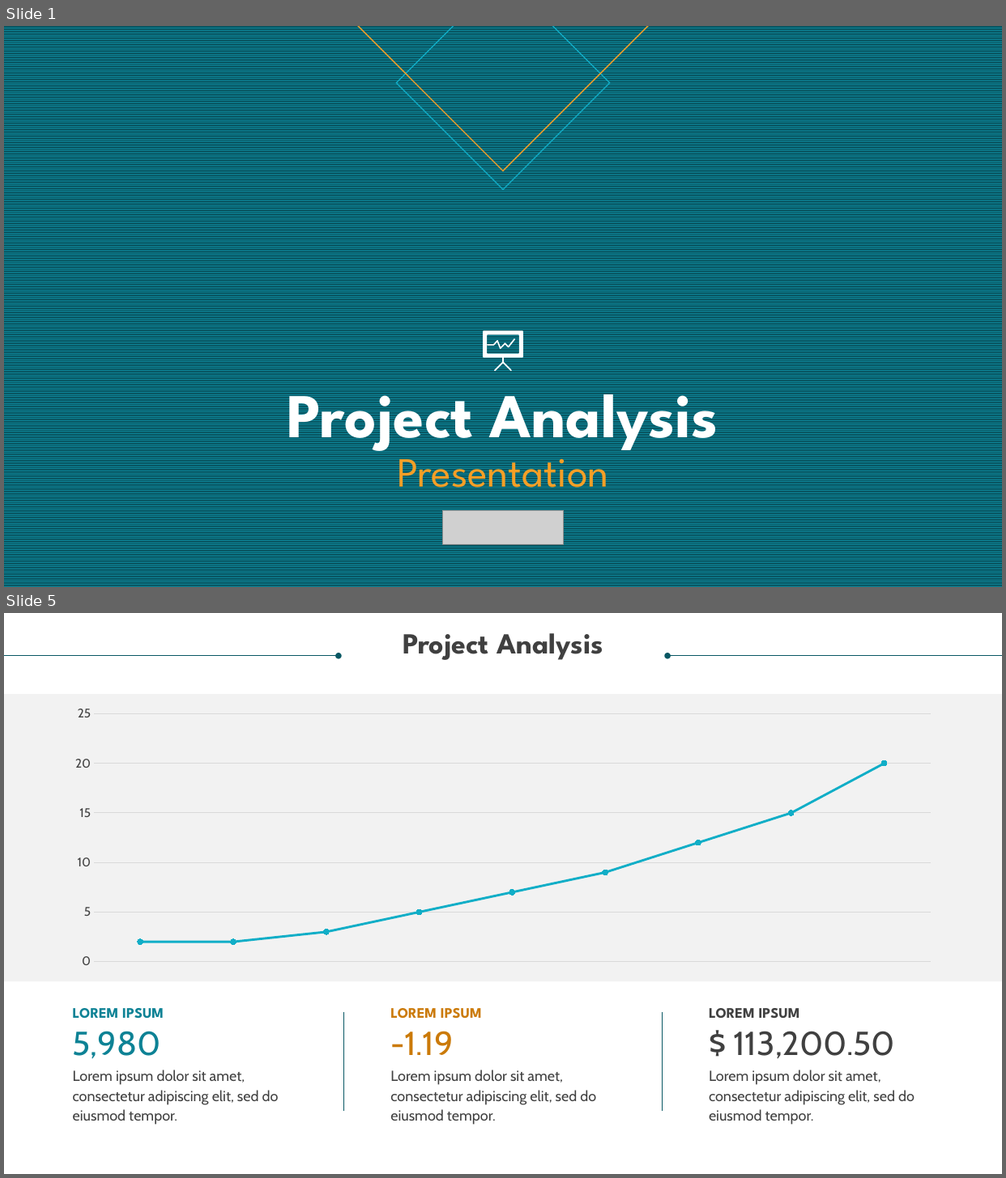
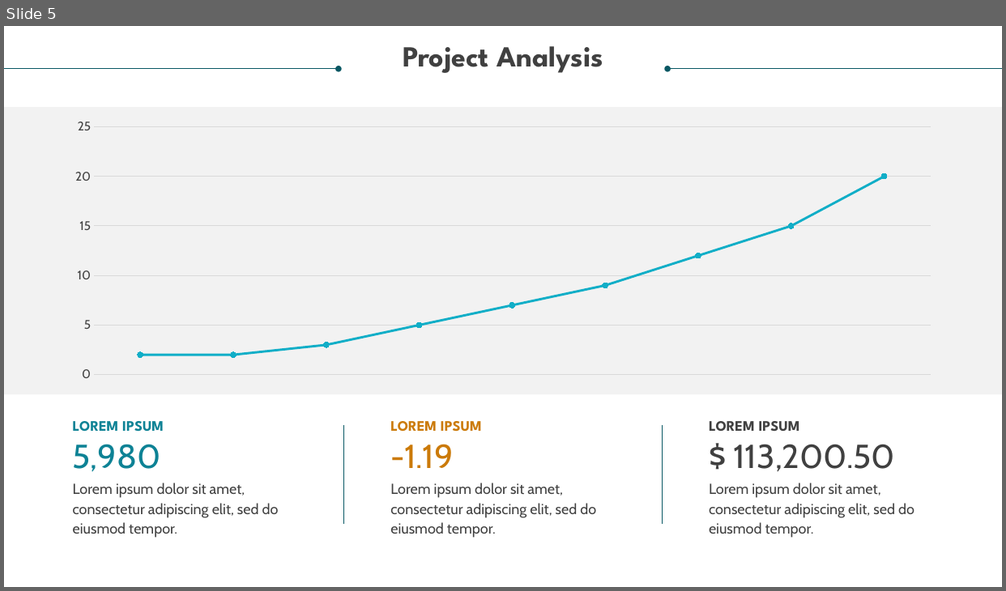
Before and after one commit to Christoper-Harvey/2nd-Capstone, a slide deck: Machine Learning.pptx. Shown one above the other, each under a label of ours: slides 1 and 5 before the commit, slide 5 after it; the slides between them are not shown. The pictures are 1006x1178 and 1006x591 pixels, drawn with LibreOffice and Linux fonts; fonts in the diff are those of the drawing; grey boxes stand for pictures. Boxes give left, top, right and bottom in pixels: in the first picture for what was removed or moved away, otherwise in the second. Text is boxed around its words. In the diff, an @@ line names an element or a change of style, - is before the commit and + after.

```diff
--- a/Machine Learning.pptx
+++ b/Machine Learning.pptx
@@ slide 1 removed at (x1=4, y1=26, x2=1002, y2=587), background pattern #0D8295 on #085764 @@
@@ diamond removed at (x1=358, y1=26, x2=648, y2=170) @@
@@ diamond removed at (x1=396, y1=26, x2=610, y2=189) @@
@@ freeform shape removed at (x1=484, y1=331, x2=523, y2=371) @@
@@ freeform shape removed at (x1=487, y1=339, x2=515, y2=349) @@
@@ title removed at (x1=288, y1=376, x2=718, y2=500) @@
-Project Analysis
-Presentation
@@ picture removed at (x1=443, y1=510, x2=563, y2=544) @@
```
Also in this commit, not shown: 3 slides changed, 1 slide added, 2 other files.
